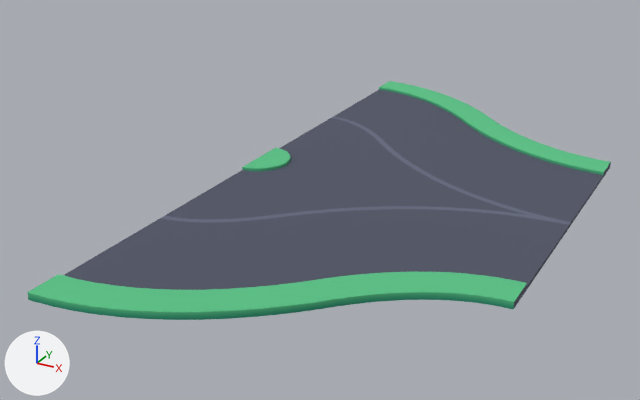
The glTF model kenney/city-kit-roads/road-split.glb as it was, and as the next commit left it.
Rendered twice from a camera (50 mm lens) standing at (0.96, -2.25, 1.04) and looking at (-0.21, -0.13, -0.02). The axes (+X, +Y, +Z) are drawn at lower left. The lights are the same throughout. The first picture is the older version. Vertices at exactly the same position are counted once.

In view in the first picture: 'road-split'.
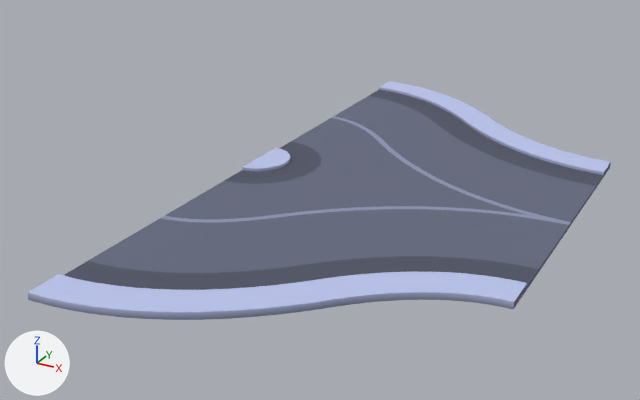
Where the change shows, as pixel boxes (x1, y1, x2, y2) in the pictures (640 x 400 px; the box of a moved part takes in the faces that stretch with it):
part 1 of me_road_split, moved or reshaped
    both: (64, 90, 603, 290)
part 2 of me_road_split, surface changed (lighter)
    both: (27, 81, 611, 320)

The change in detail:
me_road_split is used by ob_road_split; location (0.0, 0.0, 0.0).
me_road_split had 560 vertices, 862 faces and spanned x -0.5..0.5, y -1.0..1.0, z 0.0..0.02.
me_road_split now has 647 vertices, 862 faces and spans x -0.5..0.5, y -1.0..1.0, z 0.0..0.02.
Part 1, on me_road_split:
16 vertices are removed from x -0.48..-0.08, y -0.8..0.89, z 0.01.
198 faces are deleted.
103 vertices are added at x -0.5..0.5, y -0.9..0.85, z 0.01.
198 new faces join them.
me_road_split part 2: 631 kept faces spanning x -0.5..0.5, y -1.0..1.0, z 0.0..0.02 get new texture (UV) coordinates.
